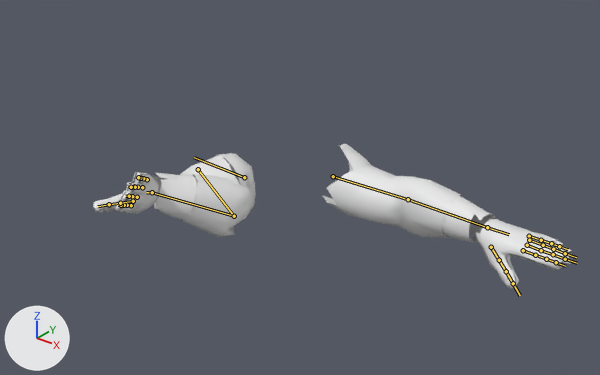
Before and after pictures for a commit that changed the Blender file sources_blender/bras_fps_anims.blend.
The view is the same before and after, from a camera (50 mm lens) standing at (1.504, -1.704, 2.48) and looking at (0.292, -0.188, 1.54). Arrows for +X, +Y and +Z are at lower left; the lights stay in place. The picture after the commit comes second. Both versions are drawn at frame 32 of the action 'coup_v'; the numbers are the values there. The bones that change, and the others that lie on the model, are drawn over the model as lines.

In view in the first picture: 'brassards', 'gants', 'manches'.
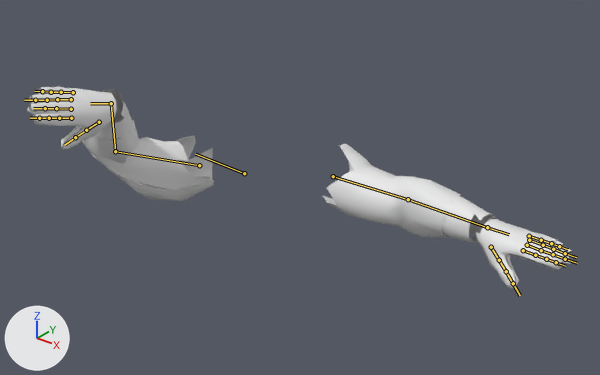
The edits, one by one:
Bone 'clavicle_r' (bone_clavicle_r) moves from (-0.055, -0.115, -0.019) to (-0.05, -0.104, -0.012).
Bone 'clavicle_r' (bone_clavicle_r) turns from (0, 0, 24) to (0, 0, 22) degrees about its own x, y and z.
Bone 'upperarm_r' (bone_upperarm_r) turns from (44, -10, 156) to (45, 53, 22) degrees about its own x, y and z.
Bone 'lowerarm_r' (bone_lowerarm_r) turns from (89, -12, 95) to (91, -11, -94) degrees about its own x, y and z.
Bone 'hand_r' (bone_hand_r) turns from (-13, 0, -60) to (26, 0, 65) degrees about its own x, y and z.

Boxes (x1, y1, x2, y2) around the edits, measured in the pictures (600 x 375 px):
'manches', posed (35% wider, 41% taller): before (180, 144, 462, 238); after (82, 105, 462, 238)
'gants', posed (14% wider, 73% taller): before (93, 172, 573, 289); after (27, 86, 573, 289)
'brassards', posed (13% wider, 118% taller): before (143, 173, 495, 243); after (97, 89, 495, 243)
bone 'clavicle_r', root to tip: before (244, 177) to (194, 157); after (244, 173) to (195, 154)
bone 'upperarm_r', root to tip: before (198, 169) to (234, 216); after (199, 165) to (115, 151)
bone 'lowerarm_r', root to tip: before (234, 216) to (152, 192); after (115, 151) to (111, 103)
bone 'hand_r', root to tip: before (152, 192) to (146, 192); after (111, 103) to (90, 103)
